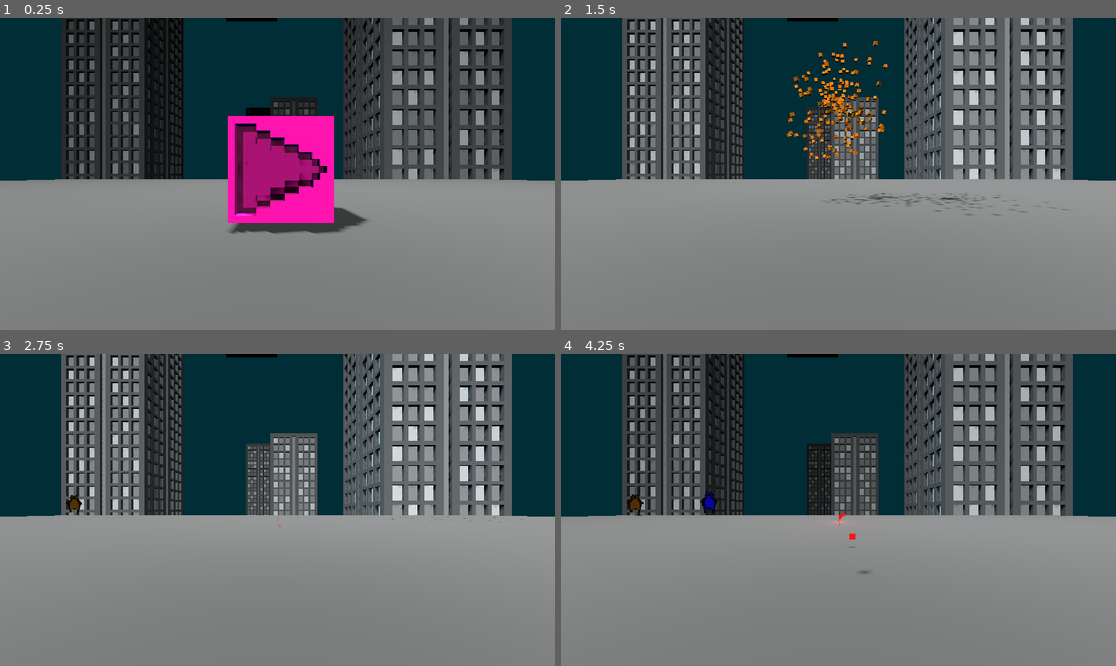
Above: before the commit, frames 1-4 (two rows, left to right).
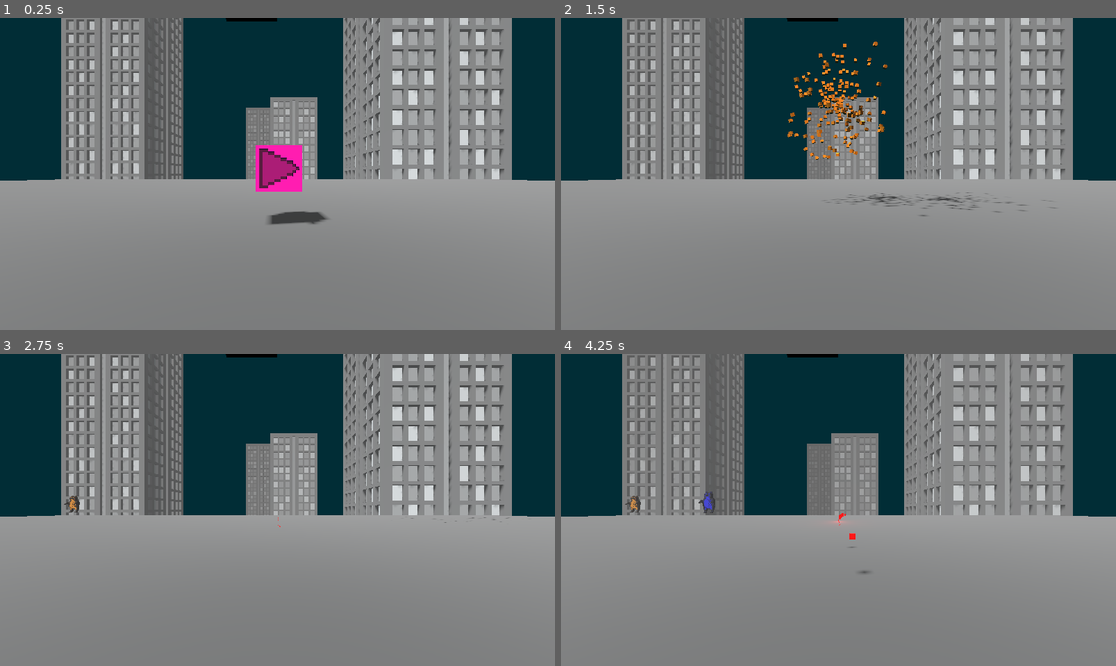
Above: after the commit, the same moments.

Repository: Majsek/Project_BC
Game: Godot game, scene res://scenes/world.tscn
Two runs of this game, one before a commit and one after it. Both use one fixed random seed, a clock stepped at 60 frames per second and the inputs below.
Inputs:
- Up to frame 1 (0.25 s): no input
- Up to frame 2 (1.5 s): tap Enter (ui_accept) at 0.5, 0.77 s; hold Up (ui_up) 0.53-1.28 s; hold Down (ui_down) from 1.28 s (still down)
- Up to frame 3 (2.75 s): tap Enter (ui_accept) at 1.52 s; release Down (ui_down) at 2.03 s; hold Up (ui_up) from 2.03 s (still down)
- Up to frame 4 (4.25 s): tap Enter (ui_accept) at 3.02, 3.77 s; release Up (ui_up) at 3.53 s; hold Down (ui_down) from 3.53 s (still down)

The runs differ from the first frame. In frame 1, 35% of the frame differs, in the area x 0-100%, y 0-70%; in frame 2, 28%; in frame 3, 25%; in frame 4, 29%.

Commit message:
death fog anim

Diff:
--- a/scenes/world.tscn
+++ b/scenes/world.tscn
@@ -32,11 +32,10 @@
 glow_hdr_threshold = 2.3
 glow_hdr_scale = 2.93
 fog_enabled = true
-fog_light_color = Color(1, 1, 1, 1)
-fog_light_energy = 0.0
-fog_density = 0.0215
+fog_light_color = Color(0.396078, 0.396078, 0.396078, 1)
 volumetric_fog_enabled = true
 volumetric_fog_density = 0.01
+volumetric_fog_emission = Color(0.32549, 0.32549, 0.32549, 1)
 
 [sub_resource type="Animation" id="Animation_6b8ha"]
 length = 0.001
@@ -44,10 +43,14 @@
 [sub_resource type="Animation" id="Animation_cw6xs"]
 resource_name = "fog_density"
 
+[sub_resource type="Animation" id="Animation_enbhm"]
+resource_name = "volumetric_fog_density"
+
 [sub_resource type="AnimationLibrary" id="AnimationLibrary_8xe5m"]
 _data = {
 "RESET": SubResource("Animation_6b8ha"),
-"fog_density": SubResource("Animation_cw6xs")
+"fog_density": SubResource("Animation_cw6xs"),
+"volumetric_fog_density": SubResource("Animation_enbhm")
 }
 
 [sub_resource type="BoxShape3D" id="BoxShape3D_88i1i"]
@@ -77,6 +80,7 @@
 shape = SubResource("BoxShape3D_me078")
 
 [node name="player" parent="." instance=ExtResource("2_q6nst")]
+unique_name_in_owner = true
 
 [node name="DirectionalLight3D" type="DirectionalLight3D" parent="."]
 transform = Transform3D(0.206396, 0.871552, -0.444745, -0.325722, 0.489807, 0.808699, 0.922662, -0.0220493, 0.384978, -4.77542, 6.91891, 9.15886)
@@ -87,7 +91,6 @@
 unique_name_in_owner = true
 transform = Transform3D(0.295, 0, 0, 0, 0.295, 0, 0, 0, 0.295, 0, -0.35, -3.8006)
 visible = false
-follow_player_ = false
 
 [node name="DirectionalLight3D2" type="DirectionalLight3D" parent="."]
 transform = Transform3D(0.282743, 0.959196, 1.57952e-07, 0.361291, -0.106498, 0.926351, 0.888552, -0.261919, -0.376661, 0, 10.3364, -6.55472)
@@ -113,7 +116,6 @@
 motion_mode = 1
 script = ExtResource("5_iybog")
 lives_ = 100
-follow_player_ = false
 is_start_cube_ = true
 
 [node name="CollisionShape3D" type="CollisionShape3D" parent="start_cube"]
--- a/scripts/enemy.gd
+++ b/scripts/enemy.gd
@@ -7,7 +7,7 @@
 @export var lives_ : int
 const HIT_PARTICLE = preload("res://scenes/hit_particle.tscn")
 
-@export var follow_player_ : bool = true
+@export var follow_player_ : bool = false
 @export var is_start_cube_ : bool = false
 var initial_color_ : Color
 var color_ : Color:
@@ -27,9 +27,14 @@
 	#initial_color_ = Color.from_hsv(0, 1.0, 1.0, 1.0)
 	color_ = initial_color_
 	lives_ = initial_lives_
+	if is_start_cube_:
+		return
 	self.scale *= lives_/80.0
 #	$MeshInstance3D.get_mesh().get_material().set_albedo(color_)
 #	$MeshInstance3D.get_surface_override_material(0).set_albedo(color_)
+
+	spawnAnim()
+
 
 func _physics_process(delta):
 	# Add the gravity.
@@ -38,6 +43,9 @@
 #
 	if follow_player_ == true:
 		followPlayer()
+
+func spawnAnim():
+	pass
 
 func followPlayer() -> void:
 	var follow_direction : Vector3 = get_global_position().direction_to(player_.get_global_position())
@@ -92,4 +100,5 @@
 	else:
 		main_.enemies_killed_ += 1
 		main_.dmg_done_ += dmg
+		%player.lives_ += 1
 	self.queue_free()
--- a/scripts/player.gd
+++ b/scripts/player.gd
@@ -7,50 +7,123 @@
 var lives_ : int:
 	set(value):
 		lives_ = value
+		if lives_ > 3:
+			lives_ = 3
 		if lives_ <= 0:
-			print("111111111111111111111111")
-			print(%WorldEnvironment.environment.fog_density)
-			%WorldEnvironment.environment.fog_density = 6.0
-			print("222222222222222222222222")
-			print(%WorldEnvironment.environment.fog_density)
+			print(%WorldEnvironment.environment.fog_density)
+#NOTE: ono to asi neumí bejt interpolovaný a animovaný vůbec, jen po kouscích si to můžu vlastně jakoby animovat sám, musím to nějak vyladit, jestli vůbec chci mít emission, nebo nn
+			var animation = %AnimationPlayer.get_animation("volumetric_fog_density")
+#TODO je to nějaký sus, asi by to chtělo předělat přímo na timery a nepoužívat animace vůbec v tomhle případě
+			var track_index1 = animation.add_track(Animation.TYPE_VALUE)
+			animation.track_set_path(track_index1, "%WorldEnvironment:environment:fog_density")
+			animation.track_insert_key(0, 0.0, 0.025)
+			animation.track_insert_key(0, 0.1, 0.03)
+			animation.track_insert_key(0, 0.2, 0.04)
+			animation.track_insert_key(0, 0.3, 0.05)
+			animation.track_insert_key(0, 0.4, 0.06)
+			animation.track_insert_key(0, 0.5, 0.07)
+			animation.track_insert_key(0, 0.6, 0.08)
+			animation.track_insert_key(0, 0.7, 0.09)
+			animation.track_insert_key(0, 0.8, 0.10)
+			animation.track_insert_key(0, 0.9, 0.11)
+			animation.track_insert_key(0, 1.0, 0.12)
+			animation.track_insert_key(0, 1.1, 0.13)
+			animation.track_insert_key(0, 1.2, 0.14)
+			animation.track_insert_key(0, 1.3, 0.15)
+			animation.track_insert_key(0, 1.4, 0.16)
+			animation.track_insert_key(0, 1.5, 0.17)
+			animation.track_insert_key(0, 1.6, 0.18)
+			animation.track_insert_key(0, 1.7, 0.19)
+			animation.track_insert_key(0, 1.8, 0.20)
+			animation.track_insert_key(0, 1.9, 0.21)
+			animation.track_insert_key(0, 2.0, 0.22)
+			animation.track_insert_key(0, 2.1, 0.23)
+			animation.track_insert_key(0, 2.2, 0.24)
+			animation.track_insert_key(0, 2.3, 0.25)
+			animation.track_insert_key(0, 2.4, 0.26)
+			animation.track_insert_key(0, 2.5, 0.27)
+			animation.track_insert_key(0, 2.6, 0.28)
+			animation.track_insert_key(0, 2.7, 0.29)
+			animation.track_insert_key(0, 2.8, 0.30)
+			animation.track_insert_key(0, 2.9, 0.31)
+			animation.track_insert_key(0, 3.0, 0.32)
+			animation.track_insert_key(0, 3.1, 0.33)
+			animation.track_insert_key(0, 3.2, 0.34)
+			animation.track_insert_key(0, 3.3, 0.35)
+			animation.track_insert_key(0, 3.4, 0.36)
+			animation.track_insert_key(0, 3.5, 0.37)
+			animation.track_insert_key(0, 3.6, 0.38)
+			animation.track_insert_key(0, 3.7, 0.39)
+			animation.track_insert_key(0, 3.8, 0.40)
+			animation.track_insert_key(0, 3.9, 0.41)
+			animation.track_insert_key(0, 4.0, 0.42)
+
+			%AnimationPlayer.play("volumetric_fog_density")
+			right_hand_.visible = false
+			left_hand_.visible = false
+
+			await get_tree().create_timer(0.1).timeout
+			print(%WorldEnvironment.environment.fog_density)
+			await get_tree().create_timer(0.1).timeout
+			print(%WorldEnvironment.environment.fog_density)
+			await get_tree().create_timer(0.1).timeout
+			print(%WorldEnvironment.environment.fog_density)
+			await get_tree().create_timer(0.1).timeout
+			print(%WorldEnvironment.environment.fog_density)
+			await get_tree().create_timer(0.1).timeout
+			print(%WorldEnvironment.environment.fog_density)
+			await get_tree().create_timer(0.1).timeout
+			print(%WorldEnvironment.environment.fog_density)
+			await get_tree().create_timer(0.1).timeout
+			print(%WorldEnvironment.environment.fog_density)
+			await get_tree().create_timer(0.1).timeout
+			print(%WorldEnvironment.environment.fog_density)
+			await get_tree().create_timer(0.1).timeout
+			print(%WorldEnvironment.environment.fog_density)
+			await get_tree().create_timer(0.1).timeout
+			print(%WorldEnvironment.environment.fog_density)
+			await get_tree().create_timer(0.1).timeout
+			print(%WorldEnvironment.environment.fog_density)
+			await get_tree().create_timer(0.1).timeout
+			print(%WorldEnvironment.environment.fog_density)
+			await get_tree().create_timer(0.1).timeout
+			print(%WorldEnvironment.environment.fog_density)
+			await get_tree().create_timer(0.1).timeout
+			print(%WorldEnvironment.environment.fog_density)
+			await get_tree().create_timer(0.1).timeout
+			print(%WorldEnvironment.environment.fog_density)
+			await get_tree().create_timer(0.1).timeout
+			print(%WorldEnvironment.environment.fog_density)
+			await get_tree().create_timer(0.1).timeout
+			print(%WorldEnvironment.environment.fog_density)
+			await get_tree().create_timer(0.1).timeout
+			%WorldEnvironment.environment.fog_density = 0.2
+			print(%WorldEnvironment.environment.fog_density)
+
+			#%WorldEnvironment.environment.volumetric_fog_density = 0.025 - float(lives_) * 0.005
+			await get_tree().create_timer(4).timeout
+			main_.end_game()
+		else:
+			#%WorldEnvironment.environment.fog_density = 0.07 - float(lives_) * 0.02
 			var animation = %AnimationPlayer.get_animation("fog_density")
+
+			print("před")
+			print(%WorldEnvironment.environment.volumetric_fog_density)
 
 			var track_index1 = animation.add_track(Animation.TYPE_VALUE)
 			animation.track_set_path(track_index1, "%WorldEnvironment:environment:fog_density")
 			animation.track_insert_key(0, 0.0, %WorldEnvironment.environment.fog_density)
-			animation.track_insert_key(0, 3.0, 1.0)
+			#animation.track_insert_key(0, 0.5, 0.07 - float(lives_) * 0.02)
+			animation.track_insert_key(0, 0.5, 0.025 - float(lives_) * 0.005)
+
+			#var track_index2 = animation.add_track(Animation.TYPE_VALUE)
+			#animation.track_set_path(track_index2, "%WorldEnvironment:environment:volumetric_fog_density")
+			#animation.track_insert_key(0, 0.0, %WorldEnvironment.environment.volumetric_fog_density)
+			#animation.track_insert_key(0, 0.5, 0.07 - float(lives_) * 0.02)
+
+			%WorldEnvironment.environment.volumetric_fog_density = 0.025 - float(lives_) * 0.005
 
 			%AnimationPlayer.play("fog_density")
-			#%WorldEnvironment.environment.volumetric_fog_density = 0.025 - float(lives_) * 0.005
-			await get_tree().create_timer(3).timeout
-			main_.end_game()
-
-		#%WorldEnvironment.environment.fog_density = 0.07 - float(lives_) * 0.02
-		var animation = %AnimationPlayer.get_animation("fog_density")
-
-		print("před")
-		print(%WorldEnvironment.environment.volumetric_fog_density)
-
-		var track_index1 = animation.add_track(Animation.TYPE_VALUE)
-		animation.track_set_path(track_index1, "%WorldEnvironment:environment:fog_density")
-		animation.track_insert_key(0, 0.0, %WorldEnvironment.environment.fog_density)
-		#animation.track_insert_key(0, 0.5, 0.07 - float(lives_) * 0.02)
-		animation.track_insert_key(0, 0.5, 0.025 - float(lives_) * 0.005)
-
-		#var track_index2 = animation.add_track(Animation.TYPE_VALUE)
-		#animation.track_set_path(track_index2, "%WorldEnvironment:environment:volumetric_fog_density")
-		#animation.track_insert_key(0, 0.0, %WorldEnvironment.environment.volumetric_fog_density)
-		#animation.track_insert_key(0, 0.5, 0.07 - float(lives_) * 0.02)
-
-		%WorldEnvironment.environment.volumetric_fog_density = 0.025 - float(lives_) * 0.005
-
-		print("po")
-		print(%WorldEnvironment.environment.volumetric_fog_density)
-
-		%AnimationPlayer.play("fog_density")
-
-		print(lives_)
-
 
 var player_initial_pos_ : Vector3
 var pulling_ : bool = false
@@ -128,5 +201,7 @@
 
 
 func _on_body_entered(body):
+	if body.is_start_cube_:
+		return
 	body.die(999)
 	lives_ -= 1
Not shown: 1 places in scenes/world.tscn that only renumber resources
